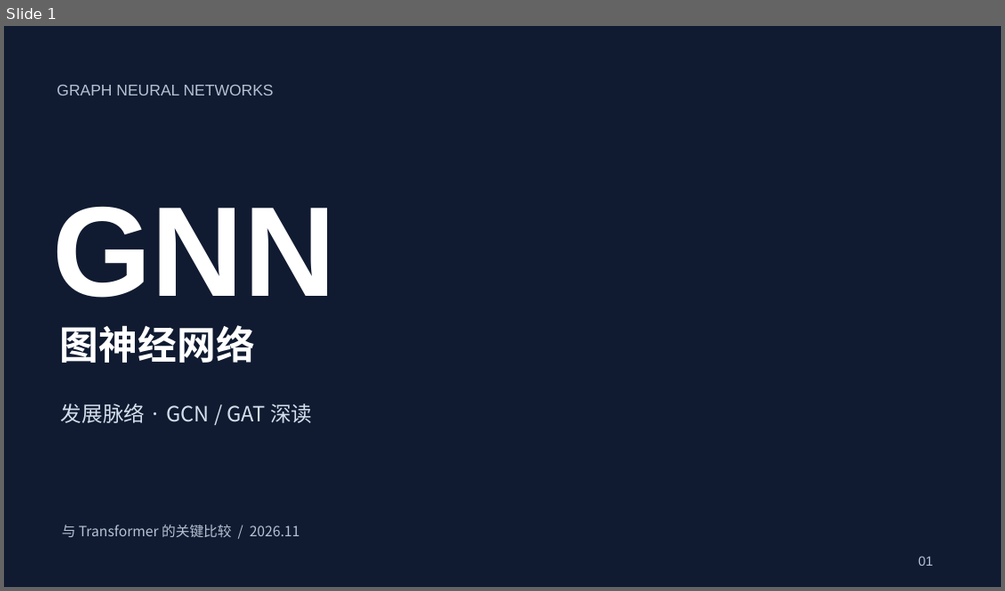
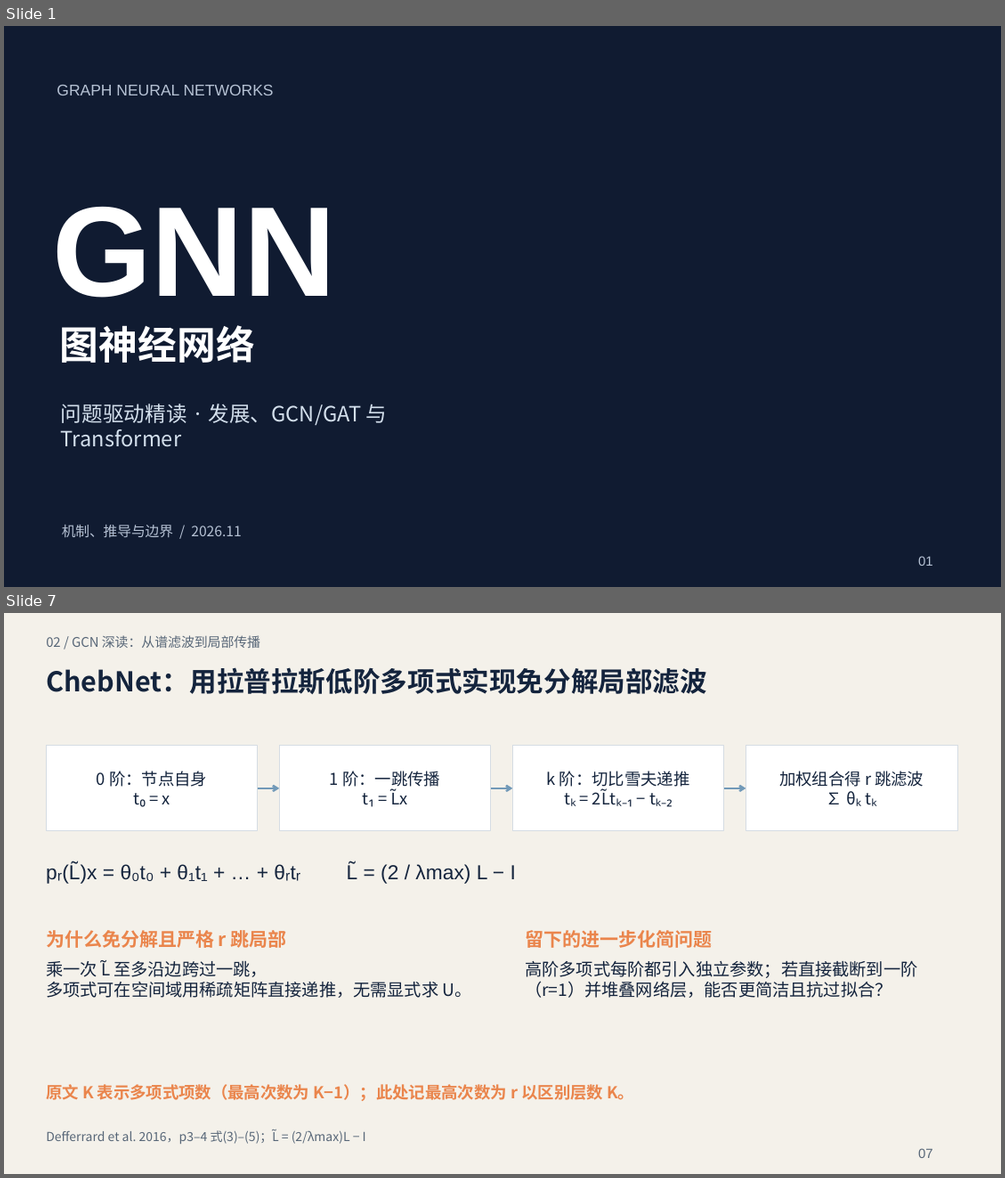
Before and after one commit to guozongzhi/GNN, a slide deck: outputs/presentations/GNN-原理与关键论文.pptx. Shown one above the other, each under a label of ours: slide 1 before the commit, slides 1 and 7 after it; the slides between them are not shown. The pictures are 1005x591 and 1005x1178 pixels, drawn with LibreOffice and Linux fonts; fonts in the diff are those of the drawing; background and template pictures are left out. Boxes give left, top, right and bottom in pixels: in the first picture for what was removed or moved away, otherwise in the second. Text is boxed around its words. In the diff, an @@ line names an element or a change of style, - is before the commit and + after.

```diff
--- a/outputs/presentations/GNN-原理与关键论文.pptx
+++ b/outputs/presentations/GNN-原理与关键论文.pptx
@@ slide 7 added at [4,613,1001,1174], background #F4F1EA @@
@@ text added at [46,635,260,648], 12.8 pt, text #586778 @@
+02 / GCN 深读：从谱滤波到局部传播
@@ text added at [46,667,707,694], 26.2 pt, text #14243D, bold @@
+ChebNet：用拉普拉斯低阶多项式实现免分解局部滤波
@@ rectangle added at [46,746,258,831], fill #FFFFFF, outline #D5DCE3 0.75 pt, 15.8 pt, text #14243D @@
+0 阶：节点自身
+t₀ = x
@@ rectangle added at [279,746,491,831], fill #FFFFFF, outline #D5DCE3 0.75 pt, 15.8 pt, text #14243D @@
+1 阶：一跳传播
+t₁ = L̃x
@@ rectangle added at [512,746,724,831], fill #FFFFFF, outline #D5DCE3 0.75 pt, 15.8 pt, text #14243D @@
+k 阶：切比雪夫递推
+tₖ = 2L̃tₖ₋₁ − tₖ₋₂
@@ rectangle added at [745,746,957,831], fill #FFFFFF, outline #D5DCE3 0.75 pt, 15.8 pt, text #14243D @@
+加权组合得 r 跳滤波
+∑ θₖ tₖ
@@ arrow added from (258, 788) to (279, 788), #7199B8 1.88 pt @@
@@ arrow added from (491, 788) to (512, 788), #7199B8 1.88 pt @@
@@ arrow added from (724, 788) to (745, 788), #7199B8 1.88 pt @@
@@ text added at [46,863,516,884], 19.5 pt, text #14243D @@
+pᵣ(L̃)x = θ₀t₀ + θ₁t₁ + … + θᵣtᵣ L̃ = (2 / λmax) L − I
@@ text added at [46,930,287,948], 18 pt, text #EA854C, bold @@
+为什么免分解且严格 r 跳局部
@@ text added at [525,930,712,948], 18 pt, text #EA854C, bold @@
+留下的进一步化简问题
@@ text added at [46,960,472,997], 16.5 pt, text #14243D @@
+乘一次 L̃ 至多沿边跨过一跳，
+多项式可在空间域用稀疏矩阵直接递推，无需显式求 U。
@@ text added at [525,960,917,997], 16.5 pt, text #14243D @@
+高阶多项式每阶都引入独立参数；若直接截断到一阶（r=1）并堆叠网络层，能否更简洁且抗过拟合？
@@ text added at [46,1084,634,1101], 15.8 pt, text #EA854C, bold @@
+原文 K 表示多项式项数（最高次数为 K−1）；此处记最高次数为 r 以区别层数 K。
@@ text added at [46,1129,366,1143], 12 pt, text #586778 @@
+Defferrard et al. 2016，p3–4 式(3)–(5)；L̃ = (2/λmax)L − I
@@ text added at [918,1148,933,1158], 12.8 pt, text #586778 @@
+07
@@ slide 1 changed as well @@
@@ text at [61,403,388,447]: text changed @@
-发展脉络 · GCN / GAT 深读
+问题驱动精读 · 发展、GCN/GAT 与 Transformer
@@ text at [62,524,242,537]: text changed @@
-与 Transformer 的关键比较 / 2026.11
+机制、推导与边界 / 2026.11
```
Also in this commit, not shown: 7 other slides changed, 24 other slides added, 18 slides removed, 5 other files.
